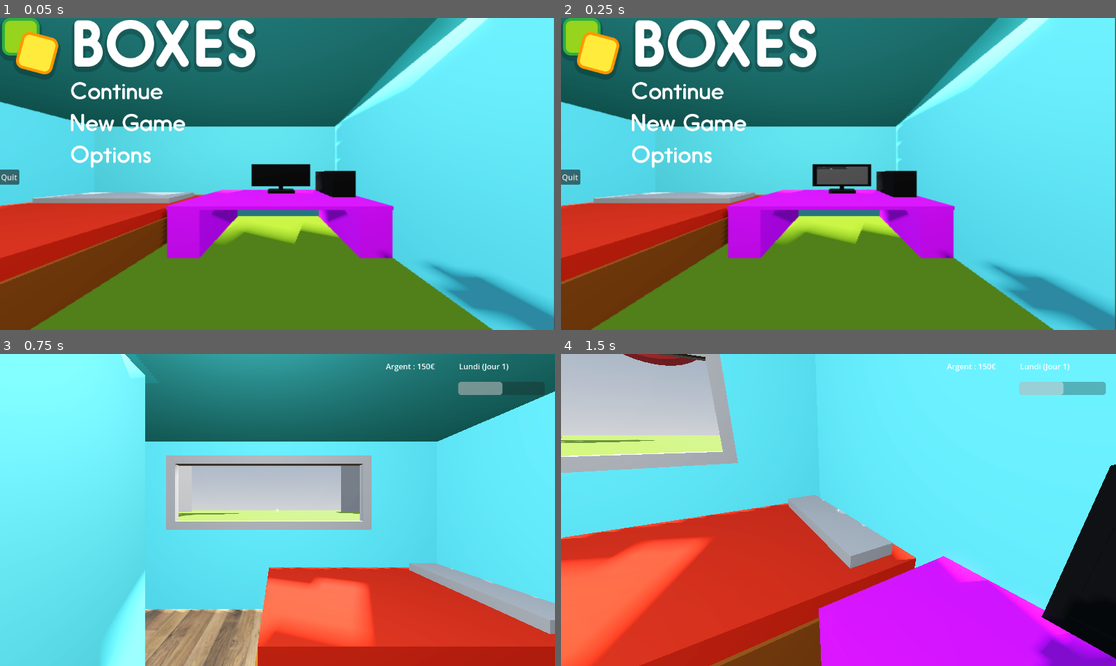
Above: before the commit, frames 1-4 (two rows, left to right).
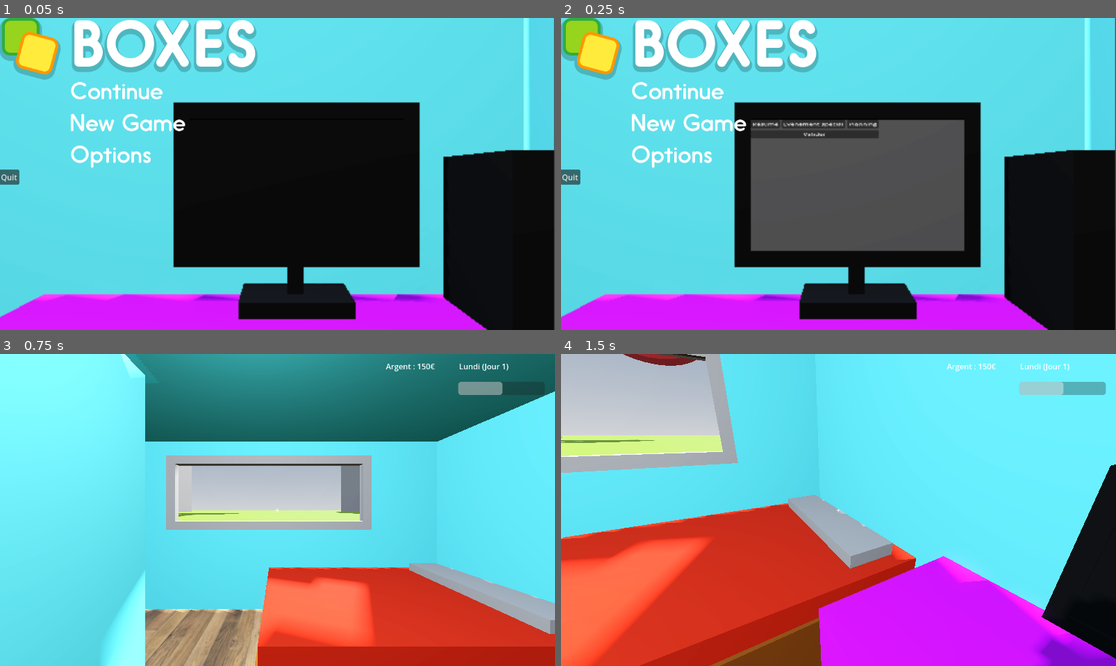
Above: after the commit, the same moments.

Repository: DupuisThibaut/Jeu-serieux
Game: Godot game, scene res://assets/Scenes/MainMenu.tscn
Two runs of this game, one before a commit and one after it. Both use one fixed random seed, a clock stepped at 60 frames per second and the inputs below.
Inputs (mouse positions are in pixels of both pictures, inside the frame that each line leads up to):
- Up to frame 1 (0.05 s): no input
- Up to frame 2 (0.25 s): no input
- Up to frame 3 (0.75 s): tap Enter at 0.5 s; move the mouse to (127, 425) at 0.52 s; hold D (move_right) from 0.53 s (still down); click (127, 425) at 0.67 s
- Up to frame 4 (1.5 s): move the mouse to (810, 510) at 1.27 s; release D (move_right) at 1.28 s; hold W (move_up) from 1.28 s (still down); click (810, 510) at 1.42 s

The runs differ from the first frame. In frame 1, 77% of the frame differs, in the area x 0-100%, y 0-100%; in frame 2, 77%; in frame 3, nothing differs; in frame 4, nothing differs.

Commit message:
micro patch ratio bg

Diff:
--- a/Jeu/assets/Scenes/ComputerMenu.tscn
+++ b/Jeu/assets/Scenes/ComputerMenu.tscn
@@ -21,13 +21,14 @@
 [node name="TextureRect" type="TextureRect" parent="."]
 layout_mode = 2
 texture = SubResource("ViewportTexture_iups2")
+stretch_mode = 6
 
 [node name="VueScene2D" type="SubViewport" parent="TextureRect"]
 
 [node name="Camera3D" type="Camera3D" parent="TextureRect/VueScene2D"]
-transform = Transform3D(-4.371139e-08, 0, 1, 0, 1, 0, -1, 0, -4.371139e-08, -0.56361914, 0.44322813, -0.1450016)
-projection = 1
-fov = 63.8
+transform = Transform3D(-4.371139e-08, 0, 1, 0, 1, 0, -1, 0, -4.371139e-08, -0.7700808, 0.45942992, -0.14622663)
+keep_aspect = 0
+fov = 110.0
 size = 0.25
 near = 0.02
 
--- a/Jeu/assets/Scenes/MainMenu.tscn
+++ b/Jeu/assets/Scenes/MainMenu.tscn
@@ -26,12 +26,15 @@
 layout_mode = 2
 texture = SubResource("ViewportTexture_gyspm")
 expand_mode = 1
+stretch_mode = 6
 
 [node name="VueScene2D" type="SubViewport" parent="TextureRect"]
 
 [node name="Camera3D" type="Camera3D" parent="TextureRect/VueScene2D"]
 transform = Transform3D(-4.371139e-08, 0, 1, 0, 1, 0, -1, 0, -4.371139e-08, -0.30097017, 0.47555792, -0.12073979)
-fov = 135.4
+keep_aspect = 0
+fov = 60.0
+size = 0.068
 
 [node name="Node3D" parent="TextureRect/VueScene2D" instance=ExtResource("1_t0lv0")]
 transform = Transform3D(1, 0, 0, 0, 1, 0, 0, 0, 1, 0, 0, 0)
